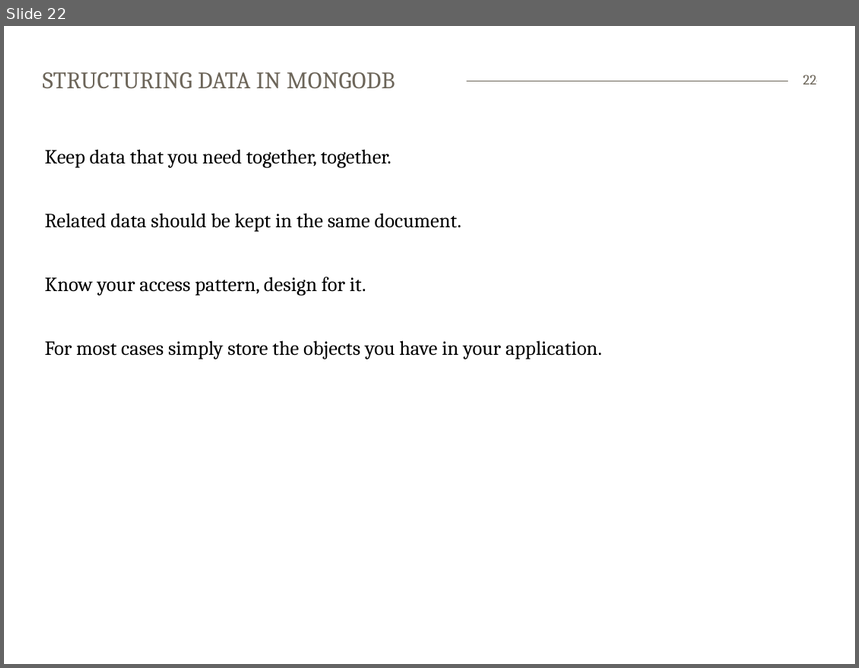
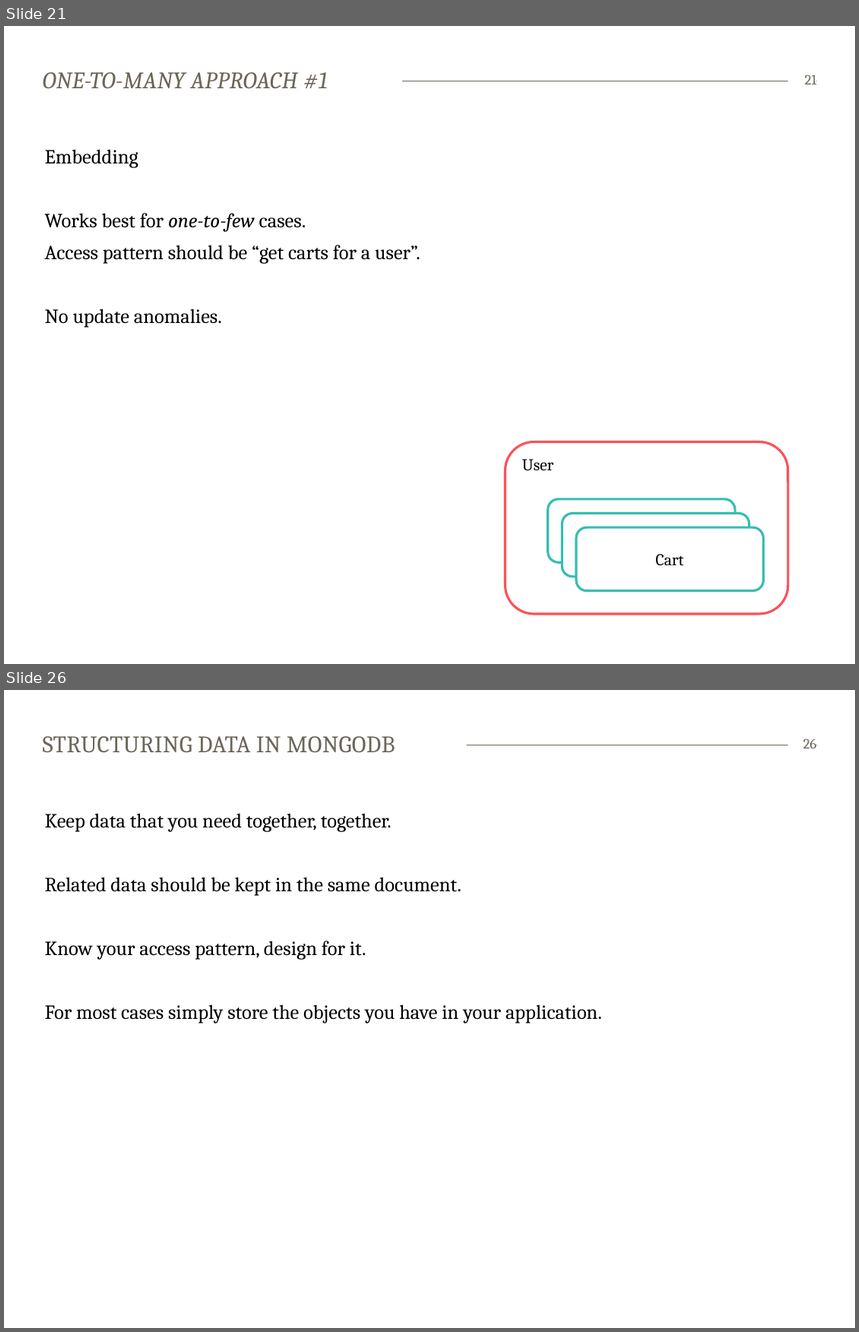
Before and after one commit to bekkopen/databasekurs, a slide deck: mongodb/mongodb-slides.pptx. Shown one above the other, each under a label of ours: slide 22 before the commit, slides 21 and 26 after it; the slides between them are not shown. The pictures are 859x668 and 859x1332 pixels, drawn with LibreOffice and Linux fonts; fonts in the diff are those of the drawing. Boxes give left, top, right and bottom in pixels: in the first picture for what was removed or moved away, otherwise in the second. Text is boxed around its words. In the diff, an @@ line names an element or a change of style, - is before the commit and + after.

```diff
--- a/mongodb/mongodb-slides.pptx
+++ b/mongodb/mongodb-slides.pptx
@@ slide 21 added at <box>4,26,855,664</box>, background #FFFFFF; not listed: 1 template element that a slide beside it also shows @@
@@ title added at <box>43,72,328,88</box>, 20 pt, text #6C6559, italic @@
+ONE-TO-MANY APPROACH #1
@@ page number added at <box>805,75,817,85</box>, 12 pt, text #6C6559 @@
+21
@@ text added at <box>45,149,420,328</box>, 17 pt, text #000000 @@
+Embedding
+Works best for one-to-few cases.
+Access pattern should be “get carts for a user”.
+No update anomalies.
@@ rounded rectangle added at <box>506,442,788,614</box>, fill #FFFFFF, outline #FD5158 2 pt, 14 pt, text #000000 @@
+User
@@ rounded rectangle added at <box>548,499,735,563</box>, fill #FFFFFF, outline #36BDB2 2 pt @@
@@ rounded rectangle added at <box>563,514,750,577</box>, fill #FFFFFF, outline #36BDB2 2 pt @@
@@ rounded rectangle added at <box>576,528,763,591</box>, fill #FFFFFF, outline #36BDB2 2 pt, 14 pt, text #000000 @@
+Cart
@@ what was slide 22 is now slide 26 @@
@@ page number at <box>804,739,817,749</box>: text changed @@
-22
+26
```
Also in this commit, not shown: 4 slides changed, 5 other slides added, 4 slides removed.
